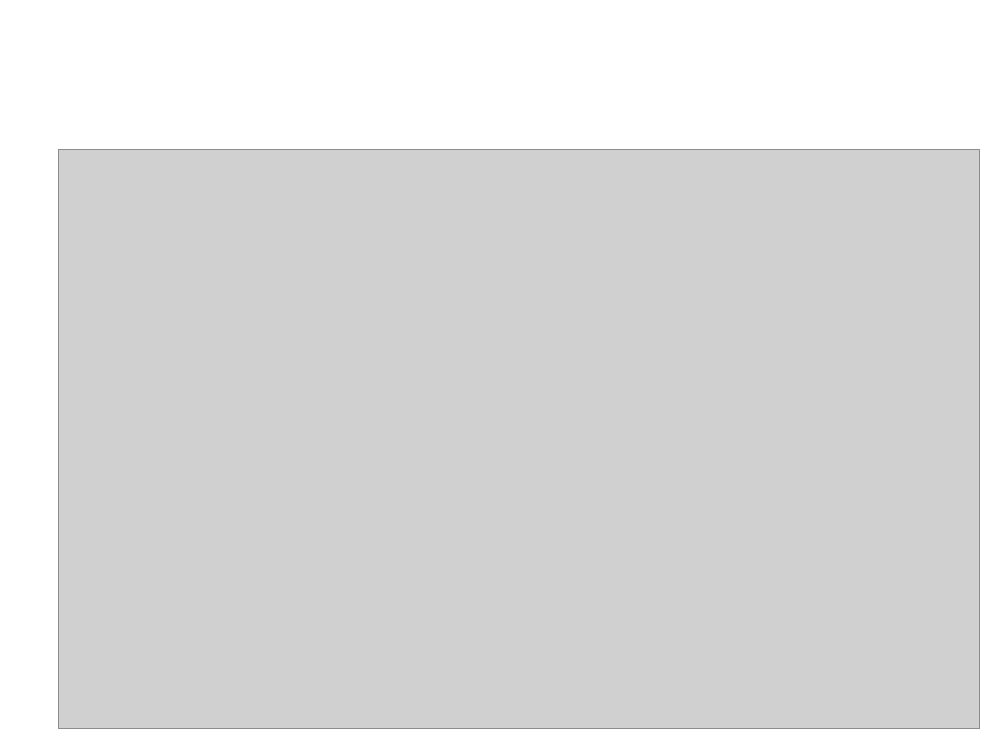
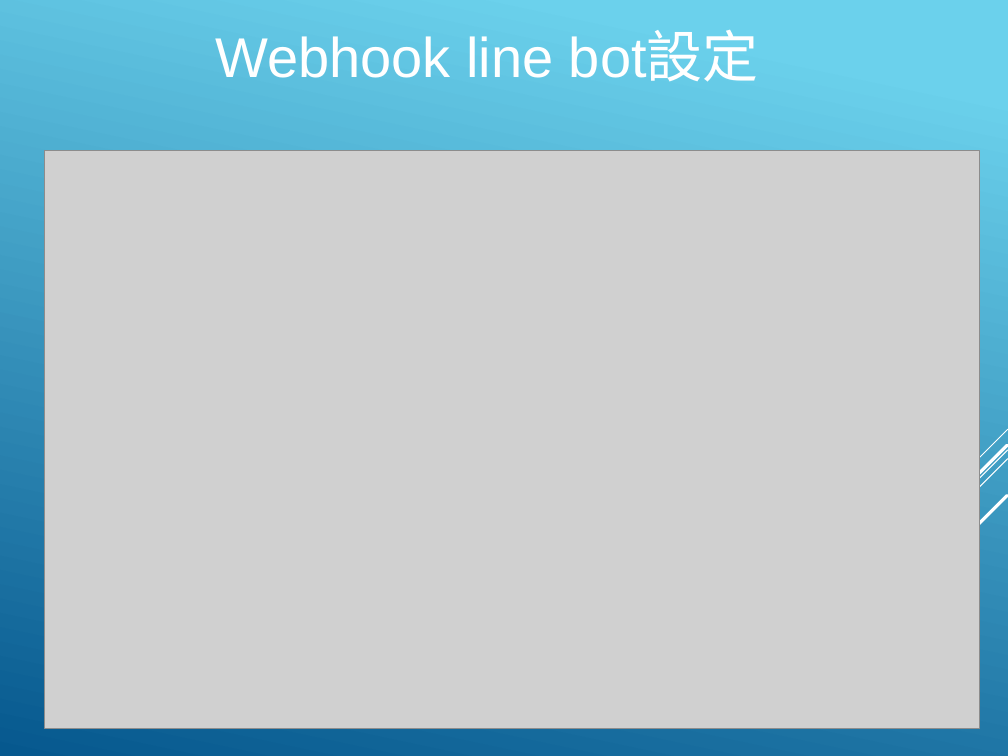
Before and after one commit to hyper570908/nodeDemo, a slide deck: slide 26 of doc/Line_BOT.pptx (slide 15 before the commit). Drawn at 1008x756 pixels with LibreOffice and Linux fonts; fonts in the diff are those of the drawing; grey boxes stand for pictures; background and template pictures are left out. Boxes give left, top, right and bottom in pixels: in the first picture for what was removed or moved away, otherwise in the second. Text is boxed around its words. In the diff, an @@ line names an element or a change of style, - is before the commit and + after.

Commit message:
[0.0.17] Update line bot ppt

```diff
--- a/doc/Line_BOT.pptx
+++ b/doc/Line_BOT.pptx
@@ background picture (left out) to gradient #6ED2EB to #06588E @@
@@ picture: place and size @@
-picture at (58,149,979,729)
+picture at (44,150,979,729)
@@ group added at (736,429,1008,723): 5 lines @@
```
Also in this commit, not shown: 16 other slides changed, 12 slides added, 1 slide removed.
